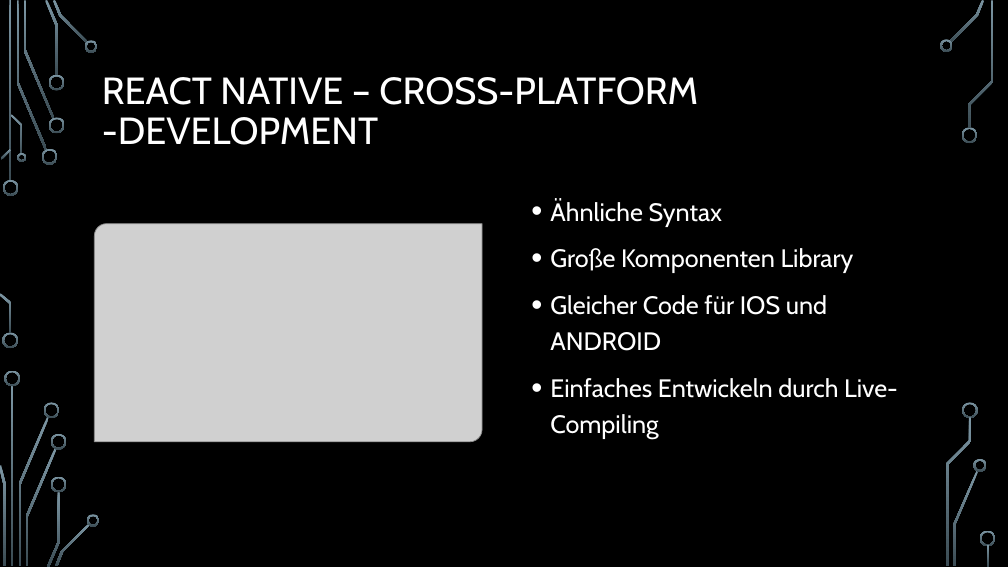
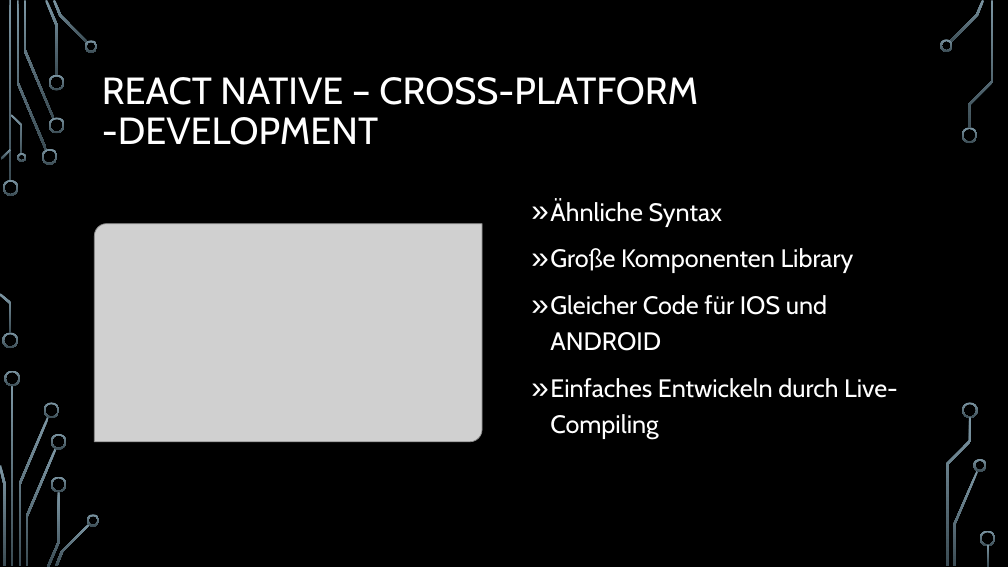
Before and after one commit to nicorahm99/Anything, a slide deck: slide 11 of E-Portfolio-React.pptx (slide 10 before the commit). Drawn at 1008x567 pixels with LibreOffice and Linux fonts; fonts in the diff are those of the drawing; grey boxes stand for pictures; background and template pictures are left out. Boxes give left, top, right and bottom in pixels: in the first picture for what was removed or moved away, otherwise in the second. Text is boxed around its words. In the diff, an @@ line names an element or a change of style, - is before the commit and + after.

```diff
--- a/E-Portfolio-React.pptx
+++ b/E-Portfolio-React.pptx
@@ text "Ähnliche Syntax" at bbox=[550, 200, 898, 440]: bullet • to » @@
```
Also in this commit, not shown: 3 other slides changed, 2 slides added.
